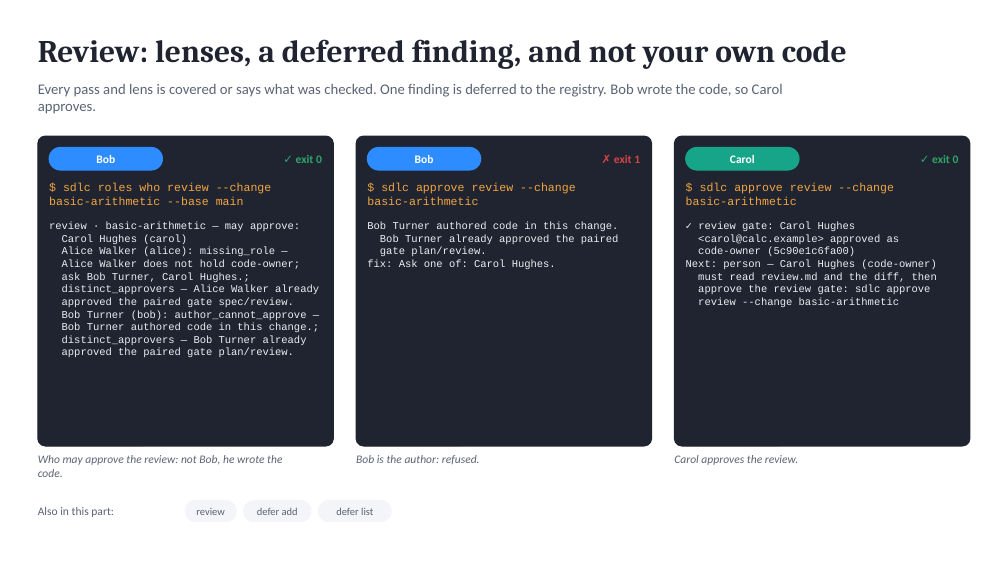
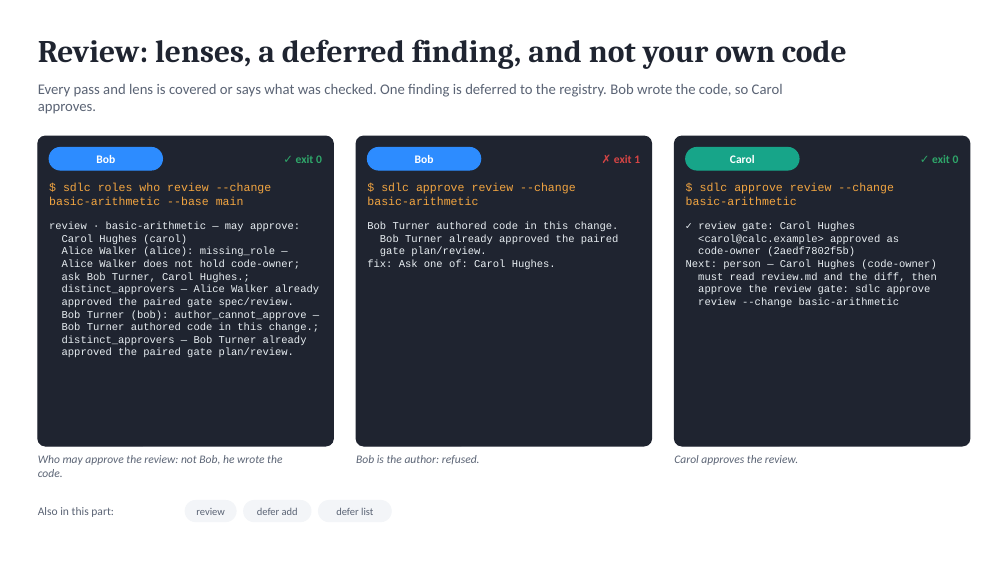
Before and after one commit to marin-ai-tech/sdlc, a slide deck: slide 12 of docs/demo/sdlc-calculator-demo.en.pptx. Drawn at 1008x567 pixels with LibreOffice and Linux fonts; fonts in the diff are those of the drawing. Boxes give left, top, right and bottom in pixels: in the first picture for what was removed or moved away, otherwise in the second. Text is boxed around its words. In the diff, an @@ line names an element or a change of style, - is before the commit and + after.

```diff
--- a/docs/demo/sdlc-calculator-demo.en.pptx
+++ b/docs/demo/sdlc-calculator-demo.en.pptx
@@ text at <box>698,247,855,256</box>: text changed @@
-code-owner (5c90e1c6fa00)
+code-owner (2aedf7802f5b)
```
Also in this commit, not shown: 4 other slides changed, 44 other files.
